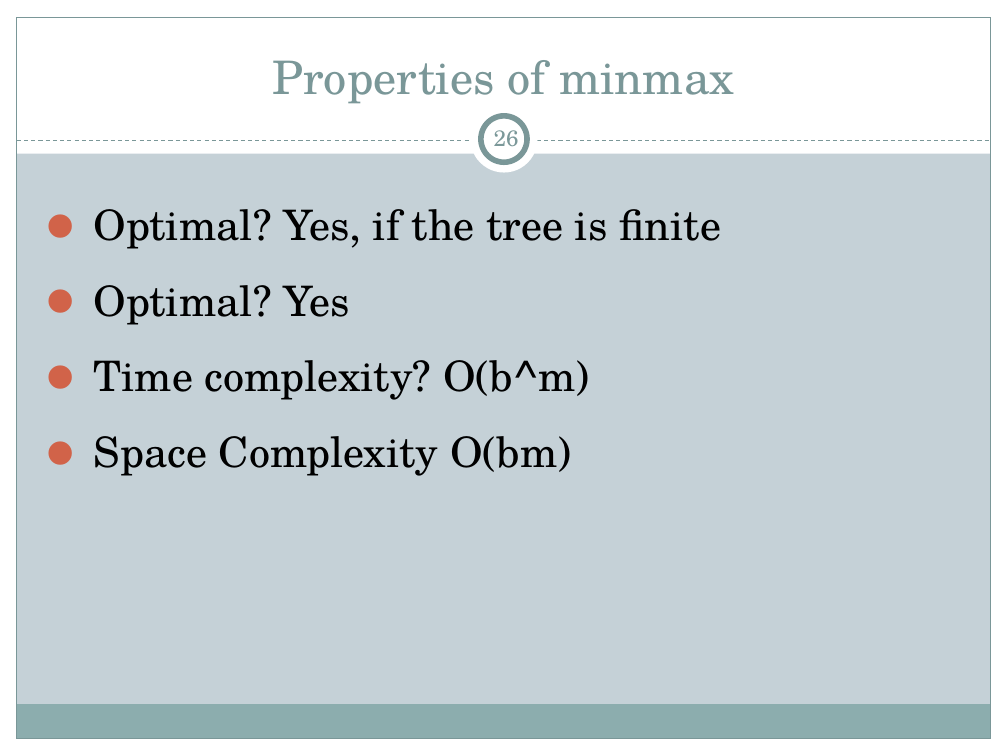
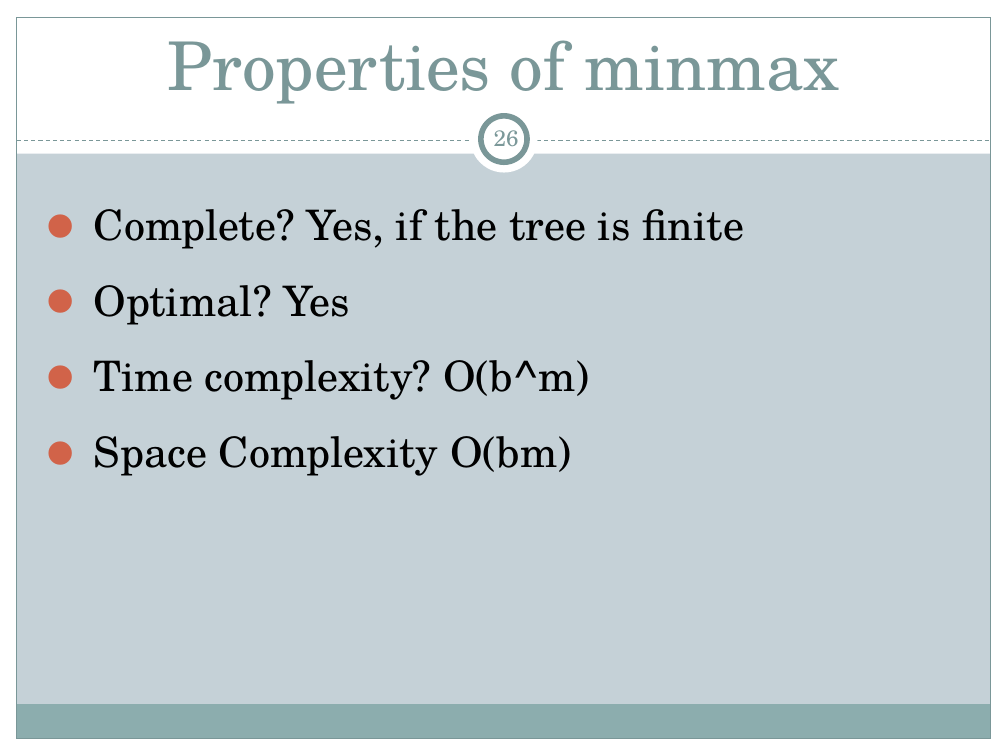
Before and after one commit to motazsaad/ai-csci4304, a slide deck: slide 26 of lecture-slides/aima/ai-chapter6-adversarial-search-and-game-playing-aima.pptx. Drawn at 1008x756 pixels with LibreOffice and Linux fonts; fonts in the diff are those of the drawing. Boxes give left, top, right and bottom in pixels: in the first picture for what was removed or moved away, otherwise in the second. Text is boxed around its words. In the diff, an @@ line names an element or a change of style, - is before the commit and + after.

Commit message:
update slides (fix typos errors)

```diff
--- a/lecture-slides/aima/ai-chapter6-adversarial-search-and-game-playing-aima.pptx
+++ b/lecture-slides/aima/ai-chapter6-adversarial-search-and-game-playing-aima.pptx
@@ title "Properties of minmax" at [168, 40, 839, 104]: size 33 to 48 pt @@
@@ text at [94, 209, 744, 249]: text changed @@
-⚫ Optimal? Yes, if the tree is finite
+⚫ Complete? Yes, if the tree is finite
```
Also in this commit, not shown: 2 other files.
